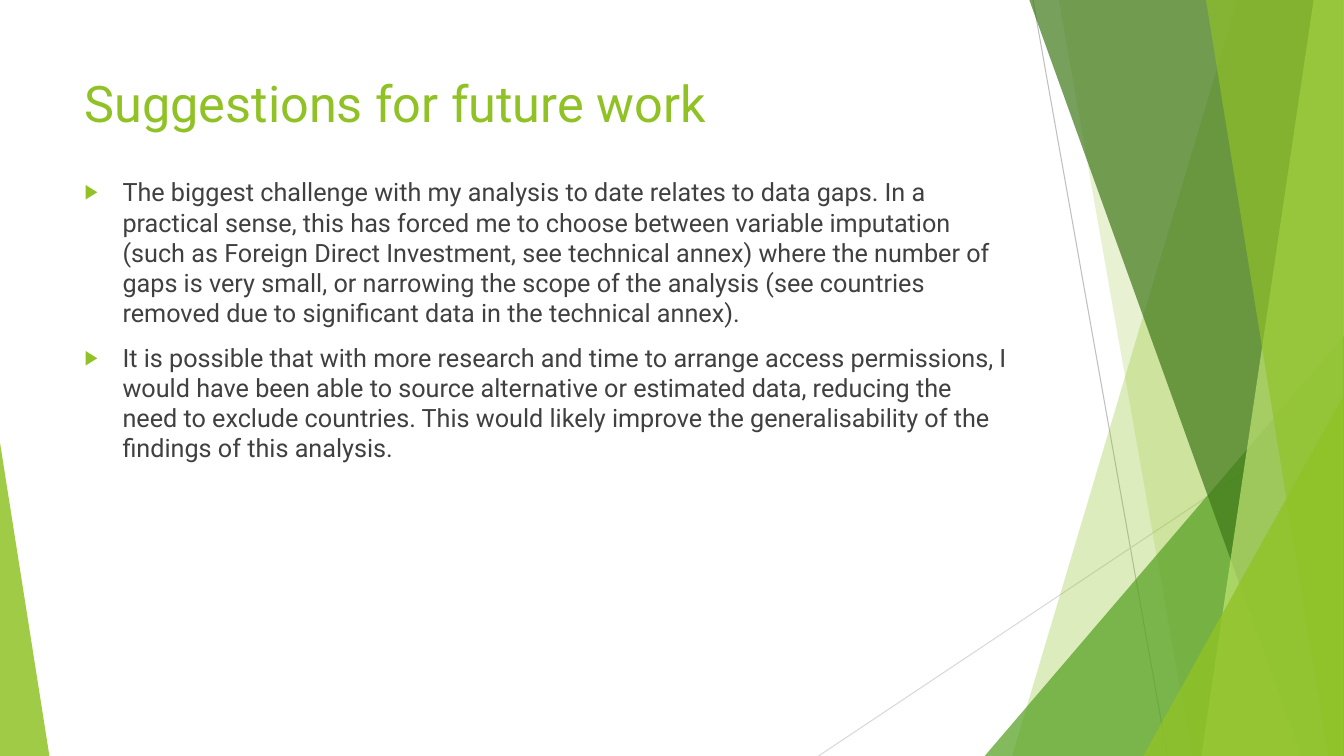
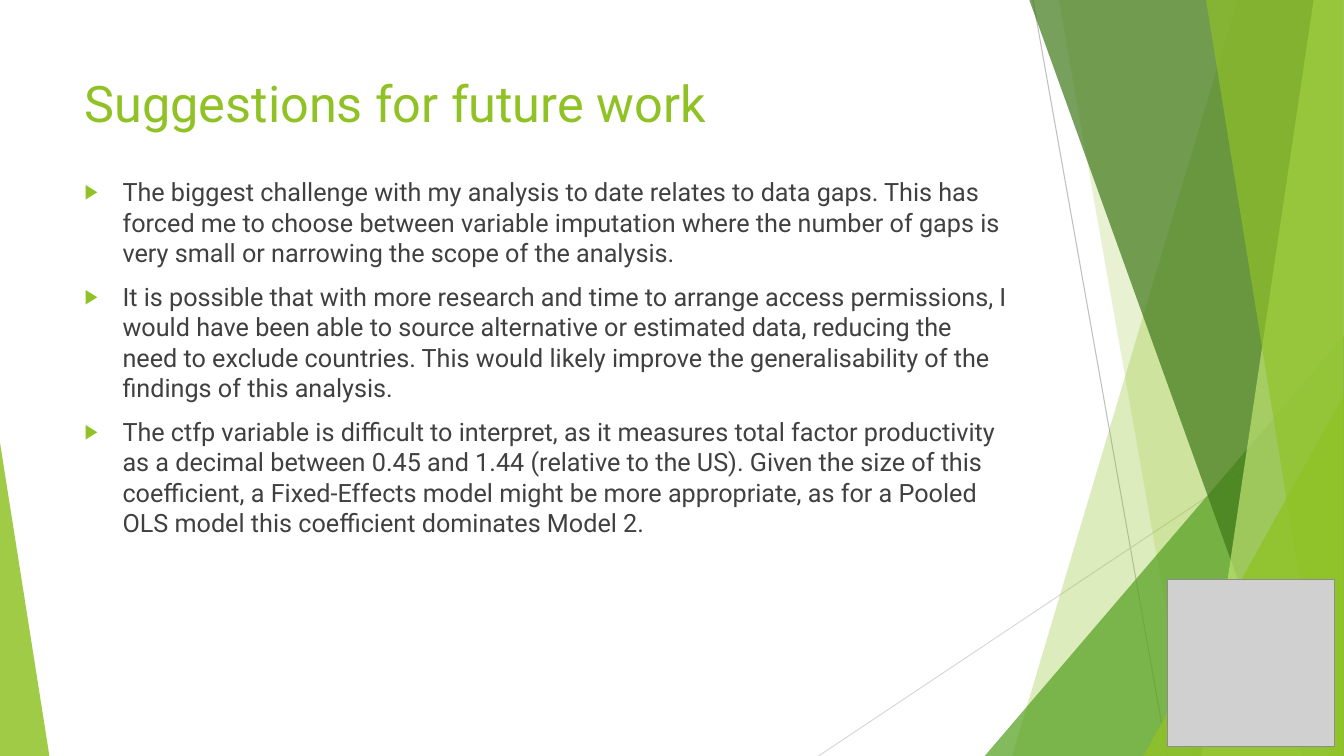
Before and after one commit to jack-n-ocallaghan/ecox-5004-analysis, a slide deck: slide 8 of ECOX5004 Pres 2 Proforma Slides - Jack O'Callaghan.pptx (slide 9 before the commit). Drawn at 1344x756 pixels with LibreOffice and Linux fonts; fonts in the diff are those of the drawing; grey boxes stand for pictures. Boxes give left, top, right and bottom in pixels: in the first picture for what was removed or moved away, otherwise in the second. Text is boxed around its words. In the diff, an @@ line names an element or a change of style, - is before the commit and + after.

```diff
--- a/ECOX5004 Pres 2 Proforma Slides - Jack O'Callaghan.pptx
+++ b/ECOX5004 Pres 2 Proforma Slides - Jack O'Callaghan.pptx
@@ text at bbox=[123, 182, 999, 268]: text changed @@
-▶ The biggest challenge with my analysis to date relates to data gaps. In a practical sense, this has forced me to choose between variable imputation (such as Foreign Direct Investment, see technical annex) where the number of gaps is very small, or narrowing the scope of the analysis (see countries removed due to significant data in the technical annex).
+▶ The biggest challenge with my analysis to date relates to data gaps. This has forced me to choose between variable imputation where the number of gaps is very small or narrowing the scope of the analysis.
@@ text at bbox=[123, 422, 995, 533]: paragraph added @@
+▶ The ctfp variable is difficult to interpret, as it measures total factor productivity as a decimal between 0.45 and 1.44 (relative to the US). Given the size of this coefficient, a Fixed-Effects model might be more appropriate, as for a Pooled OLS model this coefficient dominates Model 2.
@@ picture added at bbox=[1168, 580, 1335, 747] @@
```
Also in this commit, not shown: 7 other slides changed, 1 slide removed.
